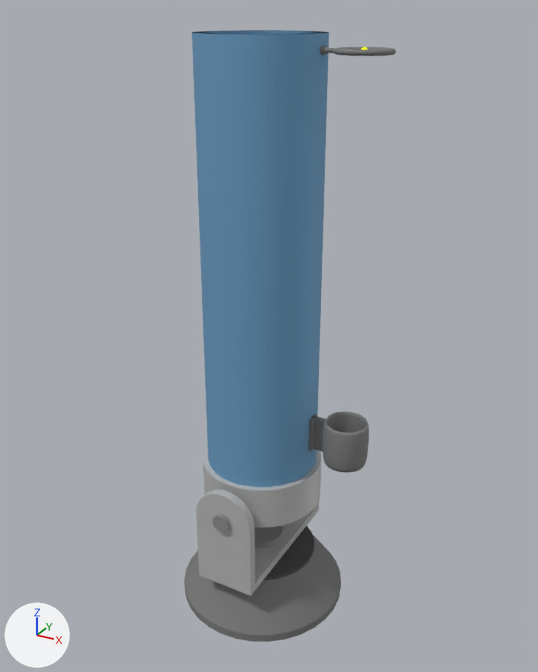
One commit to the glTF model tempCannon.gltf: the scene before it, then after it.
Rendered twice from a 50 mm camera at (7.41, -13.13, 10.4) aimed at (0.08, 0.19, 3.74). Arrows for +X, +Y and +Z are at lower left; the lights stay in place. The picture after the commit comes second. Where no turn or scale is listed for an object, it has been applied to the vertices.

Names of what the first picture shows: 'barrel', 'baseBushing', 'baseCone', 'baseCone.001', 'bracketBottom', 'bracketSide1Top', 'bracketSide1bottom', 'frontSightMount', 'frontSightPin', 'rearPeep', 'rearSightMountHoriz', 'rearSightMountVert', 'receiver', 'reticle' and 2 more.
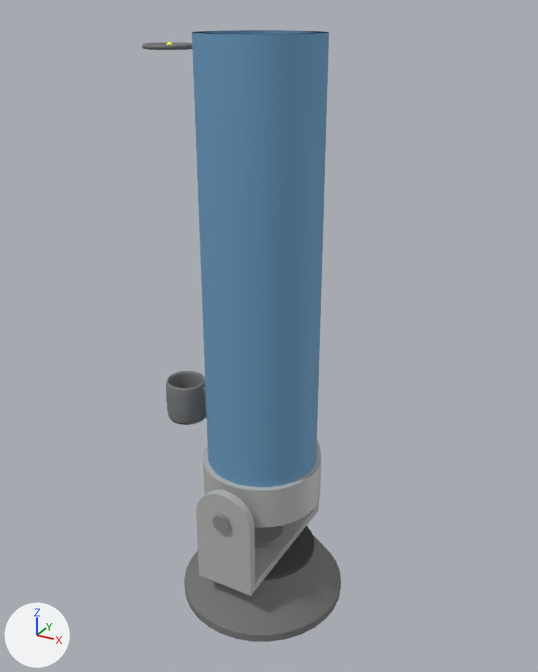
Where the change shows, as pixel boxes [x1, y1, x2, y2] in the pictures (538 x 672 px):
'rearPeep', moved: before [323, 412, 369, 473]; after [166, 371, 205, 425]
'reticle', moved: before [333, 47, 396, 56]; after [142, 42, 192, 50]
'rearSightMountVert', moved: before [313, 416, 326, 452]; after [202, 387, 207, 418]
'rearSightMountHoriz', moved (not visible afterwards): before [308, 414, 318, 451]
'frontSightPin', moved (not visible afterwards): before [324, 47, 355, 53]
'frontSightMount', moved (not visible afterwards): before [320, 45, 327, 55]

What changed in the scene script:
```text
Change ob_rearsightmountvert:
    ob_rearsightmountvert.location: (1.45, 0.01, 1.72) -> (-1.44, 0.01, 1.72)
Change ob_rearsightmounthoriz:
    ob_rearsightmounthoriz.location: (1.28, 0.0, 1.72) -> (-1.28, 0.0, 1.72)
Change ob_rearpeep:
    ob_rearpeep.location: (2.1, 0.0, 1.72) -> (-2.1, 0.0, 1.72)
Change ob_frontsightmount:
    ob_frontsightmount.location: (1.3, 0.0, 9.72) -> (-1.3, 0.0, 9.72)
Change ob_frontsightpin:
    ob_frontsightpin.location: (1.69, 0.0, 9.72) -> (-1.69, 0.0, 9.72)
Change ob_reticle:
    ob_reticle.location: (2.1, 0.0, 9.72) -> (-2.09, 0.0, 9.72)
```
